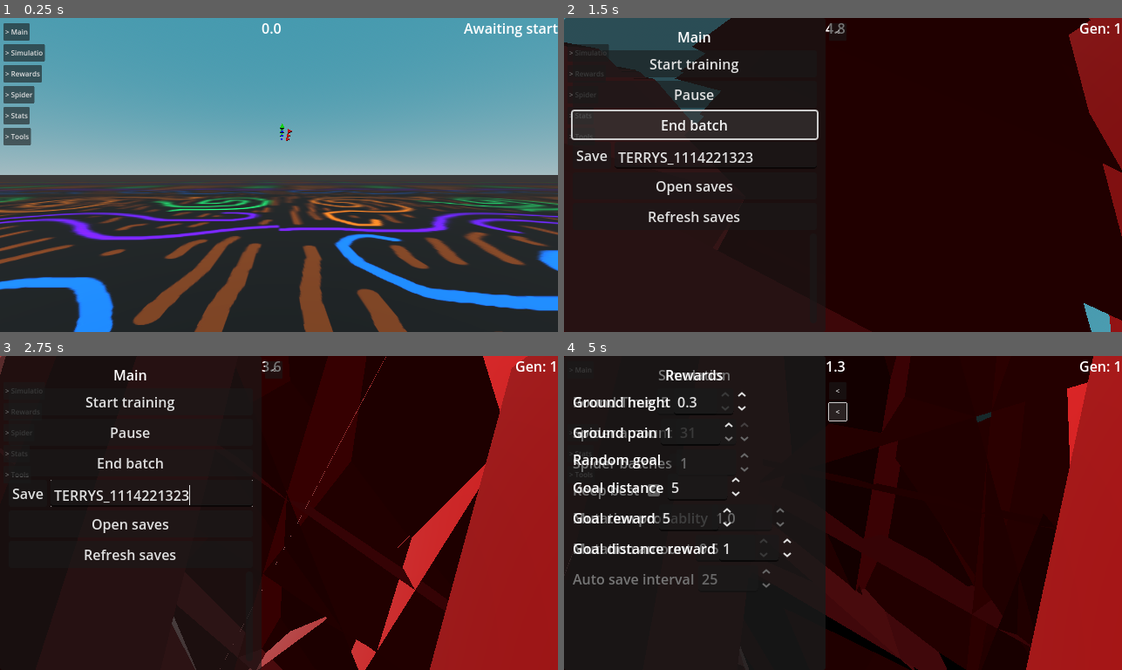
Above: before the commit, frames 1-4 (two rows, left to right).
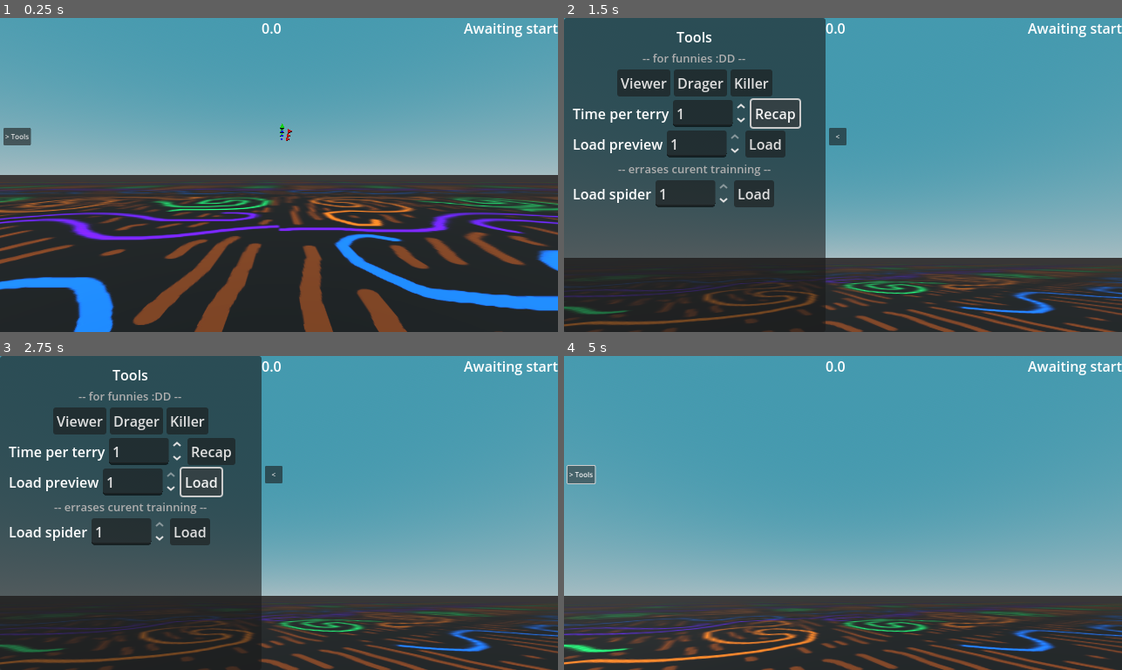
Above: after the commit, the same moments.

Repository: officialErnests/de-ai-ed
Game: Godot game, scene res://scenes/main.tscn
Same seed, same stepped clock (60 frames per second), same inputs: the game is played once before the commit and once after it.
Inputs (mouse positions are in pixels of both pictures, inside the frame that each line leads up to):
- Up to frame 1 (0.25 s): no input
- Up to frame 2 (1.5 s): click "> Main" (after the commit: "> Tools") at 0.5 s; click (776, 112) at 1.25 s, where only the run after the commit has a clickable "Recap"
- Up to frame 3 (2.75 s): click (200, 481) at 2 s, where only the run after the commit has a clickable "Load"
- Up to frame 4 (5 s): click "<" at 2.75 s; click "> Simulatio" (after the commit: "> Tools") at 3.5 s; click "> Rewards" (after the commit: "<") at 4.25 s

The runs differ from the first frame. In frame 1, 1.6% of the frame differs, in the area x 0-9%, y 1-34%; in frame 2, 87%; in frame 3, 92%; in frame 4, 98%, in the area x 0-100%, y 0-100%.

Commit message:
v0.2.6 tools - added preview sceene

Diff:
--- /dev/null
+++ b/scenes/loadspiders_preview.tscn
@@ -0,0 +1,54 @@
+[gd_scene load_steps=10 format=3 uid="uid://c2ci6s68jshxn"]
+
+[ext_resource type="Script" uid="uid://dpfaidos4rmus" path="res://scripts/loadspiders_preview.gd" id="1_j3ar7"]
+[ext_resource type="Texture2D" uid="uid://chnecxepau4i1" path="res://assets/Ground.jpg" id="2_8s2j7"]
+
+[sub_resource type="ProceduralSkyMaterial" id="ProceduralSkyMaterial_xvpfr"]
+sky_top_color = Color(0.26750416, 0.6006932, 0.68498224, 1)
+sky_horizon_color = Color(0.6423824, 0.7356543, 0.7578019, 1)
+ground_bottom_color = Color(0.094618656, 0.13451722, 0.13881871, 1)
+ground_horizon_color = Color(0.6423824, 0.7356543, 0.7578019, 1)
+
+[sub_resource type="Sky" id="Sky_0wfyh"]
+sky_material = SubResource("ProceduralSkyMaterial_xvpfr")
+
+[sub_resource type="Environment" id="Environment_3a1xu"]
+background_mode = 2
+sky = SubResource("Sky_0wfyh")
+
+[sub_resource type="StandardMaterial3D" id="StandardMaterial3D_5qq8f"]
+albedo_texture = ExtResource("2_8s2j7")
+uv1_scale = Vector3(100, 100, 100)
+uv1_triplanar_sharpness = 0.006702052
+
+[sub_resource type="PlaneMesh" id="PlaneMesh_vui6j"]
+size = Vector2(100, 100)
+
+[sub_resource type="PhysicsMaterial" id="PhysicsMaterial_3k7br"]
+
+[sub_resource type="WorldBoundaryShape3D" id="WorldBoundaryShape3D_xup4x"]
+
+[node name="Loadspiders_preview" type="Node3D" node_paths=PackedStringArray("cam_holder")]
+script = ExtResource("1_j3ar7")
+cam_holder = NodePath("CamSpin")
+
+[node name="WorldEnvironment" type="WorldEnvironment" parent="."]
+environment = SubResource("Environment_3a1xu")
+
+[node name="DirectionalLight3D" type="DirectionalLight3D" parent="."]
+transform = Transform3D(0.8660255, -0.43301263, 0.2499999, 2.7805944e-08, 0.49999994, 0.86602545, -0.49999994, -0.7500001, 0.43301266, 0, 0, 0)
+
+[node name="floor" type="MeshInstance3D" parent="."]
+material_override = SubResource("StandardMaterial3D_5qq8f")
+mesh = SubResource("PlaneMesh_vui6j")
+
+[node name="StaticBody3D" type="StaticBody3D" parent="floor"]
+physics_material_override = SubResource("PhysicsMaterial_3k7br")
+
+[node name="CollisionShape3D" type="CollisionShape3D" parent="floor/StaticBody3D"]
+shape = SubResource("WorldBoundaryShape3D_xup4x")
+
+[node name="CamSpin" type="Node3D" parent="."]
+
+[node name="Camera3D" type="Camera3D" parent="CamSpin"]
+transform = Transform3D(1, 0, 0, 0, 0.70710677, 0.70710677, 0, -0.70710677, 0.70710677, 0, 10, 10)
--- a/scenes/main.tscn
+++ b/scenes/main.tscn
@@ -148,6 +148,7 @@
 [node name="Gui" type="CanvasLayer" parent="Camera_setup/NeckOrSmthing/Dron/Floating_cam"]
 
 [node name="Main" type="HBoxContainer" parent="Camera_setup/NeckOrSmthing/Dron/Floating_cam/Gui"]
+visible = false
 anchors_preset = -1
 anchor_right = 0.5
 anchor_bottom = 1.0
@@ -233,6 +234,7 @@
 is_open = false
 
 [node name="Simulation" type="HBoxContainer" parent="Camera_setup/NeckOrSmthing/Dron/Floating_cam/Gui"]
+visible = false
 anchors_preset = -1
 anchor_right = 0.5
 anchor_bottom = 1.0
@@ -314,7 +316,7 @@
 [node name="SpinBox" type="SpinBox" parent="Camera_setup/NeckOrSmthing/Dron/Floating_cam/Gui/Simulation/Panel/VBoxContainer/MutationChance"]
 layout_mode = 2
 step = 0.1
-value = 1.0
+value = 10.0
 
 [node name="MutationAmount" type="HBoxContainer" parent="Camera_setup/NeckOrSmthing/Dron/Floating_cam/Gui/Simulation/Panel/VBoxContainer"]
 layout_mode = 2
@@ -361,6 +363,7 @@
 is_open = false
 
 [node name="Rewards" type="HBoxContainer" parent="Camera_setup/NeckOrSmthing/Dron/Floating_cam/Gui"]
+visible = false
 anchors_preset = -1
 anchor_right = 0.5
 anchor_bottom = 1.0
@@ -475,6 +478,7 @@
 is_open = false
 
 [node name="Spider" type="HBoxContainer" parent="Camera_setup/NeckOrSmthing/Dron/Floating_cam/Gui"]
+visible = false
 anchors_preset = -1
 anchor_right = 0.5
 anchor_bottom = 1.0
@@ -560,6 +564,7 @@
 is_open = false
 
 [node name="Statistics" type="HBoxContainer" parent="Camera_setup/NeckOrSmthing/Dron/Floating_cam/Gui"]
+visible = false
 anchors_preset = -1
 anchor_right = 0.5
 anchor_bottom = 1.0
@@ -680,26 +685,6 @@
 text = "Tools"
 horizontal_alignment = 1
 
-[node name="View2" type="Button" parent="Camera_setup/NeckOrSmthing/Dron/Floating_cam/Gui/Tools/Panel/VBoxContainer"]
-layout_mode = 2
-text = "Recap"
-
-[node name="HBoxContainer3" type="HBoxContainer" parent="Camera_setup/NeckOrSmthing/Dron/Floating_cam/Gui/Tools/Panel/VBoxContainer"]
-layout_mode = 2
-
-[node name="Label" type="Label" parent="Camera_setup/NeckOrSmthing/Dron/Floating_cam/Gui/Tools/Panel/VBoxContainer/HBoxContainer3"]
-layout_mode = 2
-text = "Time per terry"
-
-[node name="SpinBox" type="SpinBox" parent="Camera_setup/NeckOrSmthing/Dron/Floating_cam/Gui/Tools/Panel/VBoxContainer/HBoxContainer3"]
-layout_mode = 2
-max_value = 600.0
-value = 1.0
-
-[node name="Button" type="Button" parent="Camera_setup/NeckOrSmthing/Dron/Floating_cam/Gui/Tools/Panel/VBoxContainer/HBoxContainer3"]
-layout_mode = 2
-text = "Load"
-
 [node name="Label" type="Label" parent="Camera_setup/NeckOrSmthing/Dron/Floating_cam/Gui/Tools/Panel/VBoxContainer"]
 layout_mode = 2
 theme_override_colors/font_color = Color(0.68307734, 0.6830774, 0.68307734, 1)
@@ -725,6 +710,38 @@
 text = "Killer
 "
 
+[node name="HBoxContainer3" type="HBoxContainer" parent="Camera_setup/NeckOrSmthing/Dron/Floating_cam/Gui/Tools/Panel/VBoxContainer"]
+layout_mode = 2
+
+[node name="Label" type="Label" parent="Camera_setup/NeckOrSmthing/Dron/Floating_cam/Gui/Tools/Panel/VBoxContainer/HBoxContainer3"]
+layout_mode = 2
+text = "Time per terry"
+
+[node name="SpinBox" type="SpinBox" parent="Camera_setup/NeckOrSmthing/Dron/Floating_cam/Gui/Tools/Panel/VBoxContainer/HBoxContainer3"]
+layout_mode = 2
+max_value = 600.0
+value = 1.0
+
+[node name="Button" type="Button" parent="Camera_setup/NeckOrSmthing/Dron/Floating_cam/Gui/Tools/Panel/VBoxContainer/HBoxContainer3"]
+layout_mode = 2
+text = "Recap"
+
+[node name="HBoxContainer2" type="HBoxContainer" parent="Camera_setup/NeckOrSmthing/Dron/Floating_cam/Gui/Tools/Panel/VBoxContainer"]
+layout_mode = 2
+
+[node name="Label" type="Label" parent="Camera_setup/NeckOrSmthing/Dron/Floating_cam/Gui/Tools/Panel/VBoxContainer/HBoxContainer2"]
+layout_mode = 2
+text = "Load preview"
+
+[node name="SpinBox" type="SpinBox" parent="Camera_setup/NeckOrSmthing/Dron/Floating_cam/Gui/Tools/Panel/VBoxContainer/HBoxContainer2"]
+layout_mode = 2
+max_value = 1.0
+value = 1.0
+
+[node name="Button" type="Button" parent="Camera_setup/NeckOrSmthing/Dron/Floating_cam/Gui/Tools/Panel/VBoxContainer/HBoxContainer2"]
+layout_mode = 2
+text = "Load"
+
 [node name="Warning" type="Label" parent="Camera_setup/NeckOrSmthing/Dron/Floating_cam/Gui/Tools/Panel/VBoxContainer"]
 layout_mode = 2
 theme_override_colors/font_color = Color(0.68307734, 0.6830774, 0.68307734, 1)
@@ -732,19 +749,19 @@
 text = "-- errases curent trainning --"
 horizontal_alignment = 1
 
-[node name="HBoxContainer2" type="HBoxContainer" parent="Camera_setup/NeckOrSmthing/Dron/Floating_cam/Gui/Tools/Panel/VBoxContainer"]
-layout_mode = 2
-
-[node name="Label" type="Label" parent="Camera_setup/NeckOrSmthing/Dron/Floating_cam/Gui/Tools/Panel/VBoxContainer/HBoxContainer2"]
-layout_mode = 2
-text = "Load preview"
-
-[node name="SpinBox" type="SpinBox" parent="Camera_setup/NeckOrSmthing/Dron/Floating_cam/Gui/Tools/Panel/VBoxContainer/HBoxContainer2"]
+[node name="HBoxContainer4" type="HBoxContainer" parent="Camera_setup/NeckOrSmthing/Dron/Floating_cam/Gui/Tools/Panel/VBoxContainer"]
+layout_mode = 2
+
+[node name="Label" type="Label" parent="Camera_setup/NeckOrSmthing/Dron/Floating_cam/Gui/Tools/Panel/VBoxContainer/HBoxContainer4"]
+layout_mode = 2
+text = "Load spider"
+
+[node name="SpinBox" type="SpinBox" parent="Camera_setup/NeckOrSmthing/Dron/Floating_cam/Gui/Tools/Panel/VBoxContainer/HBoxContainer4"]
 layout_mode = 2
 max_value = 1.0
 value = 1.0
 
-[node name="Button" type="Button" parent="Camera_setup/NeckOrSmthing/Dron/Floating_cam/Gui/Tools/Panel/VBoxContainer/HBoxContainer2"]
+[node name="Button" type="Button" parent="Camera_setup/NeckOrSmthing/Dron/Floating_cam/Gui/Tools/Panel/VBoxContainer/HBoxContainer4"]
 layout_mode = 2
 text = "Load"
 
@@ -766,7 +783,7 @@
 slider_close_text = "> Tools"
 is_open = false
 
-[node name="Spidersss" type="Node3D" parent="." node_paths=P …(513 unchanged characters)… graph_show_avg", "graph_show_min", "timer", "node_visualiser", "generation_count …(88 unchanged characters)…
+[node name="Spidersss" type="Node3D" parent="." node_paths=P …(513 unchanged characters)… graph_show_avg", "graph_show_min", "timelapse_time", "timelapse_button", "tool_viewer", "tool_drager", "tool_killer", "load_preview_int", "load_preview_button", "load_spider_int", "load_spider_button", "timer", "node_visualiser", "generation_count …(88 unchanged characters)…
 script = ExtResource("7_tipki")
 start = NodePath("../Camera_setup/NeckOrSmthing/Dron/Floating_cam/Gui/Main/Panel/VBoxContainer/Start")
 pause_button = NodePath("../Camera_setup/NeckOrSmthing/Dron/Floating_cam/Gui/Main/Panel/VBoxContainer/Pause")
@@ -798,31 +815,42 @@
 graph_show_max = NodePath("../Camera_setup/NeckOrSmthing/Dron/Floating_cam/Gui/Statistics/Panel/VBoxContainer/HBoxContainer3/CheckBox")
 graph_show_avg = NodePath("../Camera_setup/NeckOrSmthing/Dron/Floating_cam/Gui/Statistics/Panel/VBoxContainer/HBoxContainer4/CheckBox")
 graph_show_min = NodePath("../Camera_setup/NeckOrSmthing/Dron/Floating_cam/Gui/Statistics/Panel/VBoxContainer/HBoxContainer5/CheckBox")
+timelapse_time = NodePath("../Camera_setup/NeckOrSmthing/Dron/Floating_cam/Gui/Tools/Panel/VBoxContainer/HBoxContainer3/SpinBox")
+timelapse_button = NodePath("../Camera_setup/NeckOrSmthing/Dron/Floating_cam/Gui/Tools/Panel/VBoxContainer/HBoxContainer3/Button")
+tool_viewer = NodePath("../Camera_setup/NeckOrSmthing/Dron/Floating_cam/Gui/Tools/Panel/VBoxContainer/HBoxContainer/View")
+tool_drager = NodePath("../Camera_setup/NeckOrSmthing/Dron/Floating_cam/Gui/Tools/Panel/VBoxContainer/HBoxContainer/Drag")
+tool_killer = NodePath("../Camera_setup/NeckOrSmthing/Dron/Floating_cam/Gui/Tools/Panel/VBoxContainer/HBoxContainer/Killer")
+load_preview_int = NodePath("../Camera_setup/NeckOrSmthing/Dron/Floating_cam/Gui/Tools/Panel/VBoxContainer/HBoxContainer2/SpinBox")
+load_preview_button = NodePath("../Camera_setup/NeckOrSmthing/Dron/Floating_cam/Gui/Tools/Panel/VBoxContainer/HBoxContainer2/Button")
+load_spider_int = NodePath("../Camera_setup/NeckOrSmthing/Dron/Floating_cam/Gui/Tools/Panel/VBoxContainer/HBoxContainer4/SpinBox")
+load_spider_button = NodePath("../Camera_setup/NeckOrSmthing/Dron/Floating_cam/Gui/Tools/Panel/VBoxContainer/HBoxContainer4/Button")
 timer = NodePath("../Lerning")
 node_visualiser = NodePath("../Camera_setup/NeckOrSmthing/Dron/Floating_cam/AiNodes")
 generation_count = NodePath("../Camera_setup/NeckOrSmthing/Dron/Floating_cam/GenCount/Label")
-graph_min_node = NodePath("../MinGraph")
-graph_avg_node = NodePath("../AvgGraph")
-graph_max_node = NodePath("../MaxGraph")
-graph_spiders = NodePath("../SpiderGraph")
-graph_time = NodePath("../TimeGraph")
+graph_min_node = NodePath("../Graphs/MinGraph")
+graph_avg_node = NodePath("../Graphs/AvgGraph")
+graph_max_node = NodePath("../Graphs/MaxGraph")
+graph_spiders = NodePath("../Graphs/SpiderGraph")
+graph_time = NodePath("../Graphs/TimeGraph")
 
 [node name="Lerning" type="Timer" parent="."]
 one_shot = true
 
-[node name="MinGraph" parent="." instance=ExtResource("12_eb6dy")]
+[node name="Graphs" type="Node3D" parent="."]
+
+[node name="MinGraph" parent="Graphs" instance=ExtResource("12_eb6dy")]
 transform = Transform3D(1, 0, 0, 0, 1, 0, 0, 0, 1, 0.14971972, 2.1, -6.4286256)
 
-[node name="AvgGraph" parent="." instance=ExtResource("12_eb6dy")]
+[node name="AvgGraph" parent="Graphs" instance=ExtResource("12_eb6dy")]
 transform = Transform3D(1, 0, 0, 0, 1, 0, 0, 0, 1, 0.14971972, 2.1, -7.428625)
 
-[node name="MaxGraph" parent="." instance=ExtResource("12_eb6dy")]
+[node name="MaxGraph" parent="Graphs" instance=ExtResource("12_eb6dy")]
 transform = Transform3D(1, 0, 0, 0, 1, 0, 0, 0, 1, 0.14971972, 2.1, -8.428625)
 
-[node name="SpiderGraph" parent="." instance=ExtResource("12_eb6dy")]
+[node name="SpiderGraph" parent="Graphs" instance=ExtResource("12_eb6dy")]
 transform = Transform3D(1, 0, 0, 0, 1, 0, 0, 0, 1, 0.14971972, 2.1, -13.428625)
 visible = false
 
-[node name="TimeGraph" parent="." instance=ExtResource("12_eb6dy")]
+[node name="TimeGraph" parent="Graphs" instance=ExtResource("12_eb6dy")]
 transform = Transform3D(1, 0, 0, 0, 1, 0, 0, 0, 1, 0.14971972, 2.1, -12.428625)
 visible = false
--- /dev/null
+++ b/scripts/loadspiders_preview.gd
@@ -0,0 +1,18 @@
+extends Node3D
+
+var preload_spider = preload("res://scenes/spider.tscn")
+
+var spider
+@export var cam_holder: Node3D
+
+func _process(delta: float) -> void:
+	cam_holder.rotate_y(delta * 0.5)
+
+func spawnSpider(p_loaded_brain):
+	var temp_spider = preload_spider.instantiate()
+	temp_spider.position = Vector3.ZERO
+	temp_spider.loadBrain(p_loaded_brain)
+	spider = temp_spider
+
+func deleteSpider():
+	spider.queue_free()
--- a/scripts/spidersss.gd
+++ b/scripts/spidersss.gd
@@ -40,9 +40,18 @@
 @export var graph_show_max: CheckBox
 @export var graph_show_avg: CheckBox
 @export var graph_show_min: CheckBox
+@export_category("Tools")
+@export var timelapse_time: SpinBox
+@export var timelapse_button: Button
+@export var tool_viewer: Button
+@export var tool_drager: Button
+@export var tool_killer: Button
+@export var load_preview_int: SpinBox
+@export var load_preview_button: Button
+@export var load_spider_int: SpinBox
+@export var load_spider_button: Button
 @export_category("Others")
 @export var timer: Timer
-#MAX 31 SPIDERS
 @export var node_visualiser: Node
 @export var generation_count: Label
 @export_category("Graphs")
Not shown, added: scripts/loadspiders_preview.gd.uid
